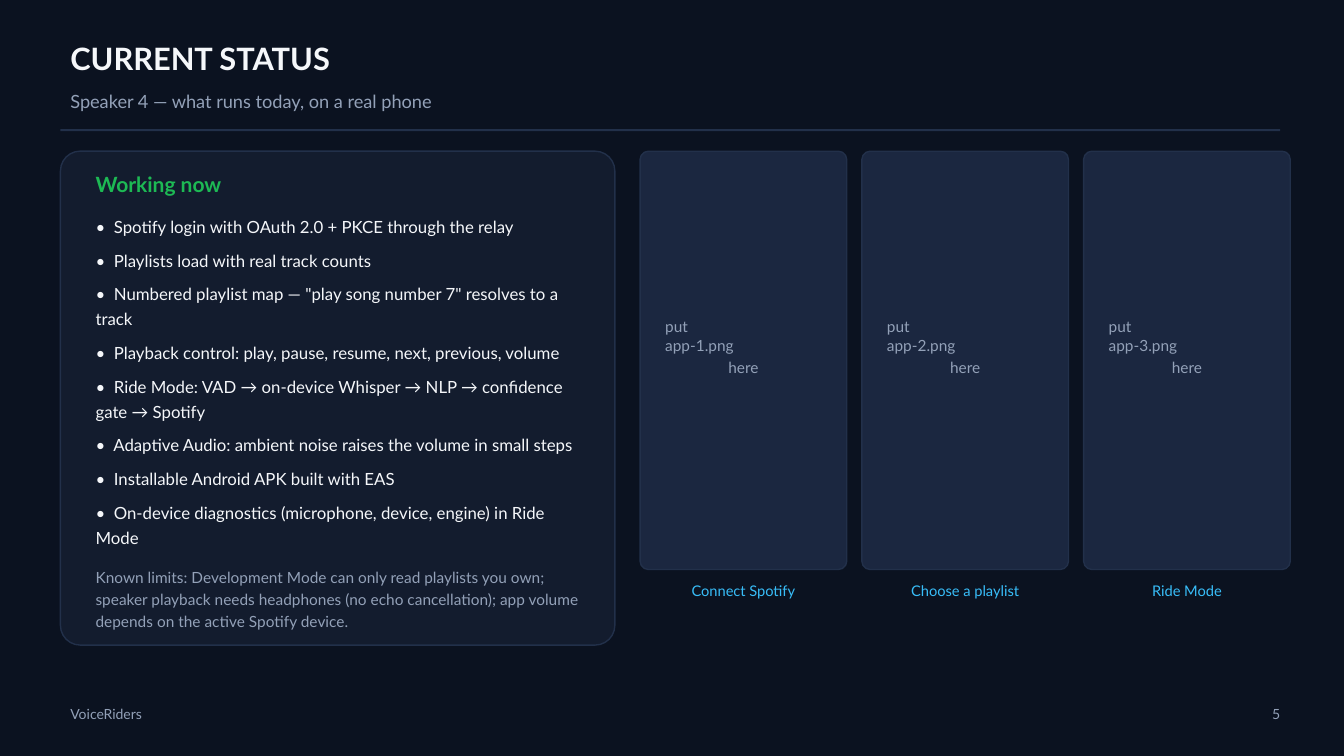
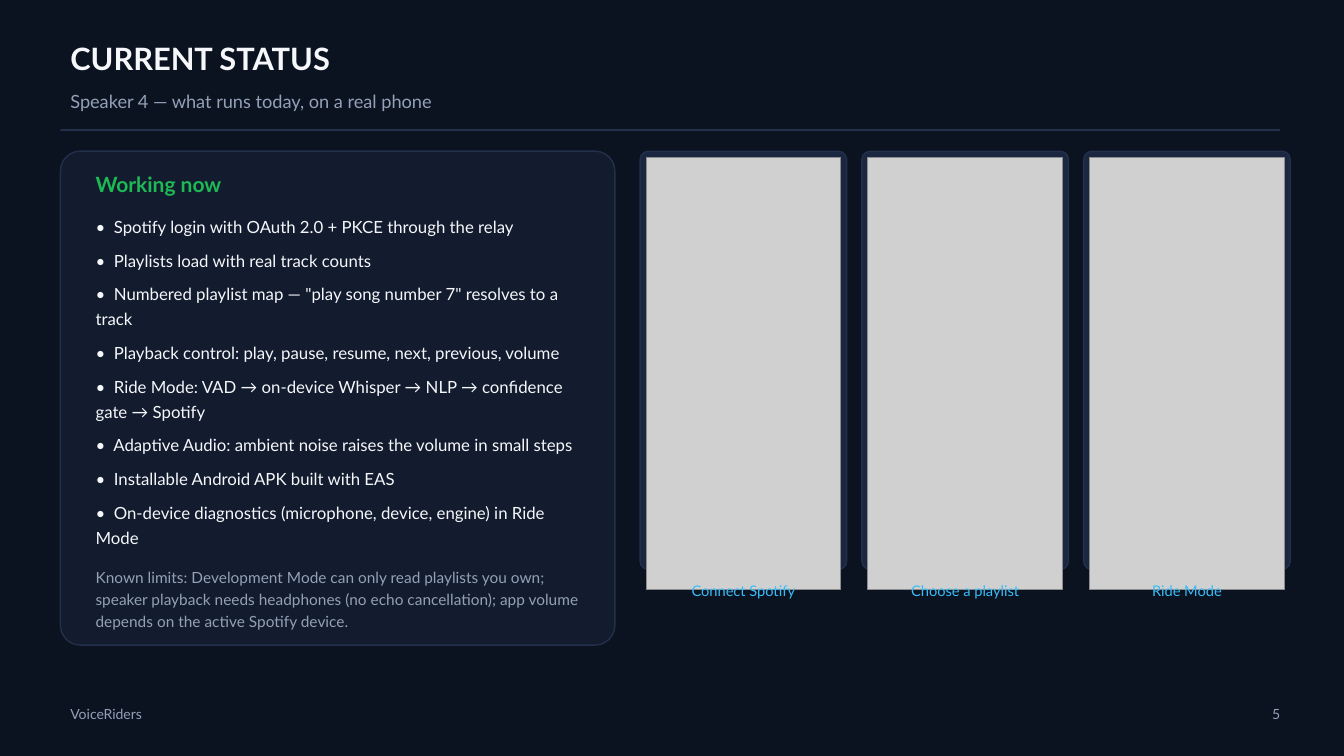
Before and after one commit to ishaanduddi/VoiceRide, a slide deck: slide 5 of presentation/VoiceRiders-4min.pptx. Drawn at 1344x756 pixels with LibreOffice and Linux fonts; fonts in the diff are those of the drawing; grey boxes stand for pictures. Boxes give left, top, right and bottom in pixels: in the first picture for what was removed or moved away, otherwise in the second. Text is boxed around its words. In the diff, an @@ line names an element or a change of style, - is before the commit and + after.

Commit message:
docs(presentation): sync the 4-minute deck containing the real app screenshots
The deck in the NLP folder was regenerated locally with app-1/2/3.png in
ppt-assets, so slide 5 now shows the actual app (Connect Spotify, Choose a
playlist, Ride Mode) instead of placeholders. The repository copy was still the
placeholder version, so it is updated here.

Verified: slide 5 contains 3 pictures; slides 1-4 and 6 unchanged.

```diff
--- a/presentation/VoiceRiders-4min.pptx
+++ b/presentation/VoiceRiders-4min.pptx
@@ picture added at [646,157,841,590] @@
@@ picture added at [868,157,1063,590] @@
@@ picture added at [1090,157,1285,590] @@
@@ text removed at [665,322,758,373] @@
-put
-app-1.png
-here
@@ text removed at [887,322,980,373] @@
-put
-app-2.png
-here
@@ text removed at [1109,322,1202,373] @@
-put
-app-3.png
-here
```
Also in this commit, not shown: 1 other file.
